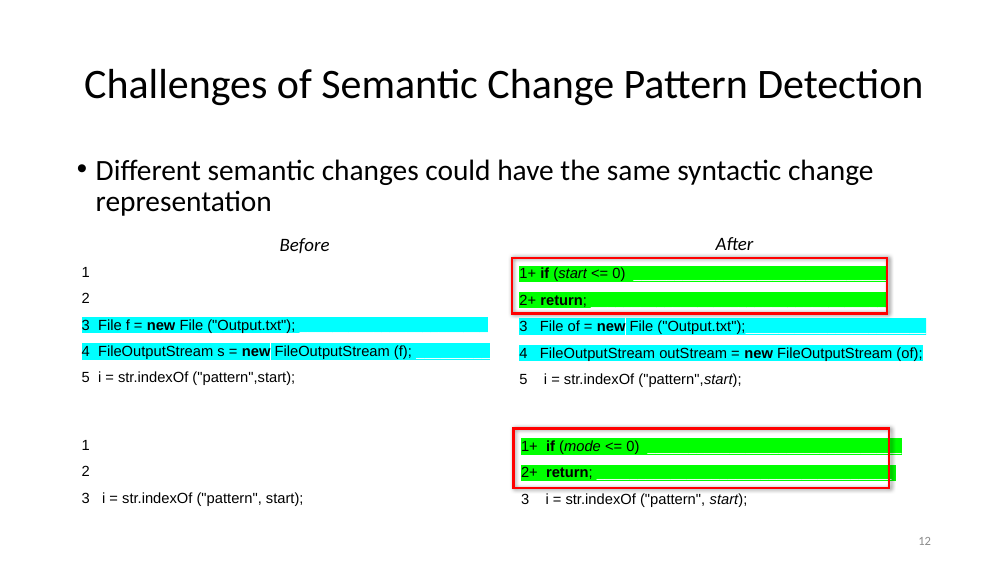
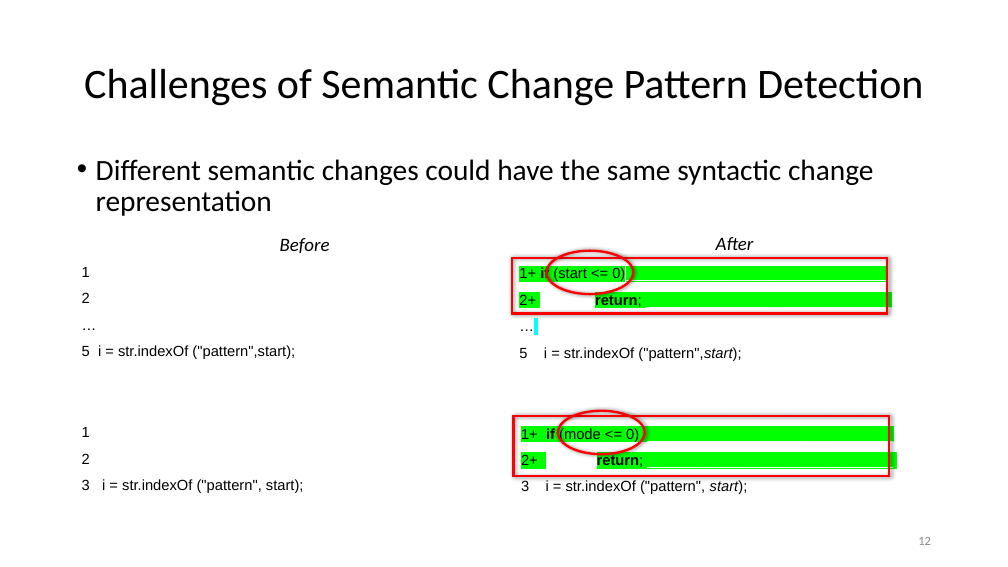
Before and after one commit to nguyenhoan/CPatMiner, a slide deck: slide 12 of CPatMiner_2.pptx. Drawn at 1008x567 pixels with LibreOffice and Linux fonts; fonts in the diff are those of the drawing. Boxes give left, top, right and bottom in pixels: in the first picture for what was removed or moved away, otherwise in the second. Text is boxed around its words. In the diff, an @@ line names an element or a change of style, - is before the commit and + after.

Commit message:
update

```diff
--- a/CPatMiner_2.pptx
+++ b/CPatMiner_2.pptx
@@ text at bbox=[519, 267, 887, 307]: text changed; text colour #000000 to #FFFFFF @@
-1+ if (start <= 0) _______________________________
-2+ return; ____________________________________
-3 File of = new File ("Output.txt");______________________
-4 FileOutputStream outStream = new FileOutputStream (of);
+1+ if (start <= 0)________________________________
+2+ return; ______________________________
+…
@@ ellipse added at bbox=[547, 251, 634, 294], outline #FF0000 2.25 pt @@
@@ text at bbox=[82, 319, 412, 359]: text changed @@
-3 File f = new File ("Output.txt"); _______________________
-4 FileOutputStream s = new FileOutputStream (f); _________
+…
@@ rectangle: place and size @@
-rectangle at bbox=[513, 429, 889, 488]
+rectangle at bbox=[513, 417, 889, 476]
@@ ellipse added at bbox=[558, 411, 645, 454], outline #FF0000 2.25 pt @@
@@ text "1": place and size @@
-text "1" at bbox=[82, 440, 304, 506]
+text "1" at bbox=[82, 427, 304, 493]
@@ text "1+ if (mode <= 0) ...": place and size @@
-text "1+ if (mode <= 0) ..." at bbox=[521, 440, 748, 507]
+text "1+ if (mode <= 0) ..." at bbox=[521, 427, 748, 494]
@@ text at bbox=[521, 427, 644, 467]: text changed @@
-1+ if (mode <= 0) _______________________________
-2+ return; ____________________________________
+1+ if (mode <= 0) ______________________________
+2+ return; ______________________________
```
Also in this commit, not shown: 9 other slides changed, 3 slides removed.
